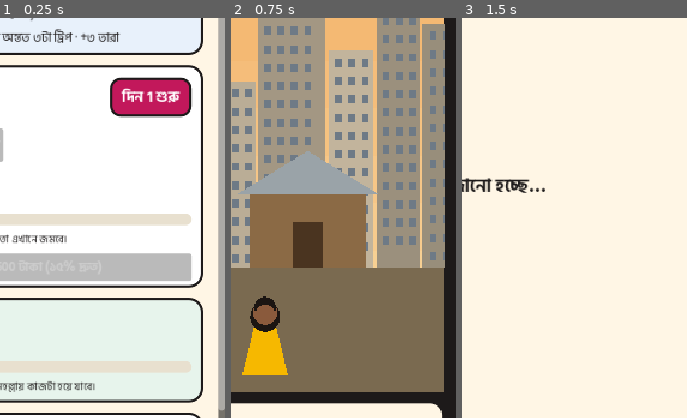
Above: before the commit, frames 1-3 (left to right).
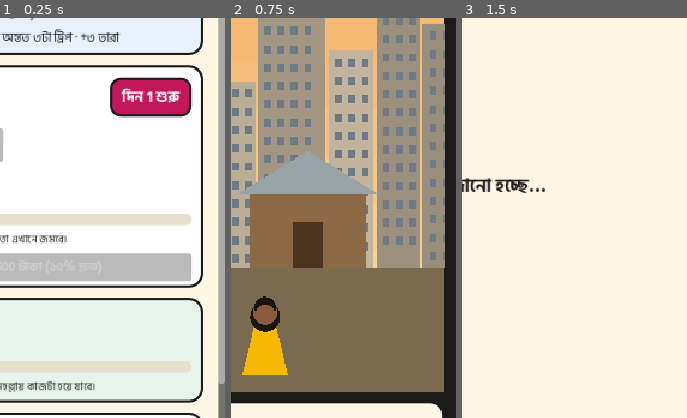
Above: after the commit, the same moments.

Repository: Habibur-Rahman-KUET-09/Dhakay-Akdin
Game: Godot game, scene res://scenes/main.tscn
Same seed, same stepped clock (60 frames per second), same inputs: the game is played once before the commit and once after it. Sound files missing from this copy of the repository are replaced by a short silence.
Inputs:
- Up to frame 1 (0.25 s): no input
- Up to frame 2 (0.75 s): click "দিন 1 শুরু" at 0.5 s
- Up to frame 3 (1.5 s): click "English" at 1.25 s
The pictures show only the part of the screen within x 50-100%, y 31-81%; the shares and areas given below are measured in that part.

The runs differ from the first frame. In frame 1, 0.2% of the frame differs, in the area x 97-100%, y 91-98%; in frame 2, nothing differs; in frame 3, nothing differs.

Commit message:
The year in Dhaka, and a tune
Months shape the weather: rain most days in the monsoon, hot days in
April and May, fog on December and January mornings. Fixed-date
festivals (Ekushe, Pohela Falgun, Independence Day, Pohela Boishakh,
Victory Day) deck the lanes in their colours, greet the player and add
to every tip. The home screen plays an original folk-style tune (with a
switch to turn it off), and fares paid ring with coins.

Co-Authored-By: Claude Opus 5.5 <noreply@anthropic.com>
Claude-Session: https://claude.ai/code/session_01D5VTTbiAkjZrLBvbSQEf7i

Diff:
--- /dev/null
+++ b/game/content/calendar.json
@@ -0,0 +1,164 @@
+{
+ "about": "The year in Dhaka. months: for each month, how much likelier rain is than balance.json's chance (x), how much likelier a hot day, and the chance of a foggy winter morning. festivals: fixed-date days (Eid moves with the moon, so it is not here), with a greeting, an extra tip per ride, and the colours the lanes are decked in.",
+ "months": [
+  {
+   "month": "January",
+   "rain": 0.1,
+   "hot": 0.0,
+   "fog": 0.6
+  },
+  {
+   "month": "February",
+   "rain": 0.15,
+   "hot": 0.2,
+   "fog": 0.2
+  },
+  {
+   "month": "March",
+   "rain": 0.3,
+   "hot": 1.2,
+   "fog": 0.0
+  },
+  {
+   "month": "April",
+   "rain": 0.7,
+   "hot": 2.0,
+   "fog": 0.0
+  },
+  {
+   "month": "May",
+   "rain": 1.0,
+   "hot": 2.0,
+   "fog": 0.0
+  },
+  {
+   "month": "June",
+   "rain": 2.0,
+   "hot": 1.0,
+   "fog": 0.0
+  },
+  {
+   "month": "July",
+   "rain": 2.4,
+   "hot": 0.6,
+   "fog": 0.0
+  },
+  {
+   "month": "August",
+   "rain": 2.4,
+   "hot": 0.6,
+   "fog": 0.0
+  },
+  {
+   "month": "September",
+   "rain": 2.0,
+   "hot": 0.8,
+   "fog": 0.0
+  },
+  {
+   "month": "October",
+   "rain": 1.0,
+   "hot": 0.8,
+   "fog": 0.0
+  },
+  {
+   "month": "November",
+   "rain": 0.3,
+   "hot": 0.3,
+   "fog": 0.1
+  },
+  {
+   "month": "December",
+   "rain": 0.1,
+   "hot": 0.0,
+   "fog": 0.6
+  }
+ ],
+ "festivals": [
+  {
+   "id": "ekushe",
+   "date": "02-21",
+   "name": {
+    "bn": "অমর একুশে",
+    "en": "Ekushe February"
+   },
+   "greeting": {
+    "bn": "আজ শহীদ দিবস। খালি পায়ে শহীদ মিনারে ফুল দিতে যাচ্ছে মানুষ।",
+    "en": "Martyrs' Day: people walk barefoot to the Shaheed Minar with flowers."
+   },
+   "tip": 0,
+   "colours": [
+    "1B1B1B",
+    "F4F1E8"
+   ]
+  },
+  {
+   "id": "falgun",
+   "date": "02-14",
+   "name": {
+    "bn": "পহেলা ফাল্গুন",
+    "en": "Pohela Falgun"
+   },
+   "greeting": {
+    "bn": "বসন্ত এসেছে! হলুদ শাড়ি, ফুলের মালা, খুশি যাত্রী।",
+    "en": "Spring is here: yellow saris, flower garlands, cheerful riders."
+   },
+   "tip": 10,
+   "colours": [
+    "F6C445",
+    "F08A24"
+   ]
+  },
+  {
+   "id": "shadhinota",
+   "date": "03-26",
+   "name": {
+    "bn": "স্বাধীনতা দিবস",
+    "en": "Independence Day"
+   },
+   "greeting": {
+    "bn": "স্বাধীনতা দিবসের শুভেচ্ছা! পতাকায় সেজেছে শহর।",
+    "en": "Happy Independence Day! The town is dressed in flags."
+   },
+   "tip": 10,
+   "colours": [
+    "006A4E",
+    "F42A41"
+   ]
+  },
+  {
+   "id": "boishakh",
+   "date": "04-14",
+   "name": {
+    "bn": "পহেলা বৈশাখ",
+    "en": "Pohela Boishakh"
+   },
+   "greeting": {
+    "bn": "শুভ নববর্ষ! আজ সবাই একটু বেশি বকশিশ দেয়।",
+    "en": "Happy New Year! Everyone tips a little more today."
+   },
+   "tip": 20,
+   "colours": [
+    "F42A41",
+    "F4F1E8"
+   ]
+  },
+  {
+   "id": "bijoy",
+   "date": "12-16",
+   "name": {
+    "bn": "বিজয় দিবস",
+    "en": "Victory Day"
+   },
+   "greeting": {
+    "bn": "বিজয় দিবসের শুভেচ্ছা! লাল-সবুজে ছেয়ে গেছে রাস্তা।",
+    "en": "Happy Victory Day! The streets are red and green."
+   },
+   "tip": 20,
+   "colours": [
+    "006A4E",
+    "F42A41"
+   ]
+  }
+ ]
+}
--- a/game/content/strings.json
+++ b/game/content/strings.json
@@ -1330,5 +1330,37 @@
  "areaLocked": {
   "bn": "পুরান ঢাকা খোলে মহল্লা লেভেল {level}-এ",
   "en": "Old Dhaka opens at mohalla level {level}"
+ },
+ "fogMorning": {
+  "bn": "শীতের সকাল, ঘন কুয়াশা। সাবধানে চালান!",
+  "en": "A winter morning, thick fog. Ride carefully!"
+ },
+ "festivalTip": {
+  "bn": "আজ প্রতি ট্রিপে বকশিশ +{n} টাকা",
+  "en": "{n} taka extra tip every ride today"
+ },
+ "seasonMonsoon": {
+  "bn": "বর্ষাকাল: বৃষ্টি হবে প্রায়ই, রাস্তায় পানি জমে।",
+  "en": "Monsoon: rain most days, water on the roads."
+ },
+ "seasonWinter": {
+  "bn": "শীতকাল: সকালে কুয়াশা পড়ে।",
+  "en": "Winter: foggy mornings."
+ },
+ "seasonHot": {
+  "bn": "গরমকাল: কড়া রোদ, ঠান্ডা পানীয়ের চাহিদা বেশি।",
+  "en": "Hot season: fierce sun, cold drinks sell well."
+ },
+ "music": {
+  "bn": "গান:",
+  "en": "Music:"
+ },
+ "musicOn": {
+  "bn": "চালু",
+  "en": "On"
+ },
+ "musicOff": {
+  "bn": "বন্ধ",
+  "en": "Off"
  }
 }
--- /dev/null
+++ b/game/scripts/rules/calendar.gd
@@ -0,0 +1,57 @@
+## The year in Dhaka, from content/calendar.json: how rainy, hot or foggy
+## each month is (the monsoon from June to September, fog on winter
+## mornings) and the festivals on fixed dates. Dates are "YYYY-MM-DD";
+## no drawing here, so it can be tested.
+extends RefCounted
+
+const PATH := "res://content/calendar.json"
+
+var months: Array = []
+var festivals: Array = []
+
+
+func _init() -> void:
+	var parsed = JSON.parse_string(FileAccess.get_file_as_string(PATH))
+	if typeof(parsed) == TYPE_DICTIONARY:
+		months = parsed.months
+		festivals = parsed.festivals
+
+
+## The month, 1 to 12 (0 if the date cannot be read).
+static func month_of(date: String) -> int:
+	if date.length() < 7:
+		return 0
+	var m := int(date.substr(5, 2))
+	return m if m >= 1 and m <= 12 else 0
+
+
+## The month's weather: {rain, hot, fog}; all plain for an unknown date.
+func weather(date: String) -> Dictionary:
+	var m := month_of(date)
+	if m == 0 or months.size() < 12:
+		return {"rain": 1.0, "hot": 1.0, "fog": 0.0}
+	return months[m - 1]
+
+
+## The chance of a shower today, from the usual chance and the month.
+func rain_chance(usual: float, date: String) -> float:
+	return clampf(usual * float(weather(date).rain), 0.0, 0.9)
+
+
+func hot_chance(usual: float, date: String) -> float:
+	return clampf(usual * float(weather(date).hot), 0.0, 0.9)
+
+
+func fog_chance(date: String) -> float:
+	return float(weather(date).fog)
+
+
+## Today's festival, or {} on an ordinary day.
+func festival(date: String) -> Dictionary:
+	if date.length() < 10:
+		return {}
+	var md := date.substr(5, 5)
+	for f in festivals:
+		if f.date == md:
+			return f
+	return {}
--- a/game/scripts/rules/day.gd
+++ b/game/scripts/rules/day.gd
@@ -10,6 +10,7 @@
 const Fares = preload("res://scripts/rules/fares.gd")
 const Balance = preload("res://scripts/rules/balance.gd")
 const Signals = preload("res://scripts/rules/signals.gd")
+const Calendar = preload("res://scripts/rules/calendar.gd")
 
 ## Events added to the driver's (which run 0-4).
 const OFFER := 10
@@ -77,6 +78,11 @@
 var rain_at := -1.0
 var rain_seconds := 60.0
 var weather := RandomNumberGenerator.new()
+## The month's weather and the date's festival (when the scene gives the
+## date): rain likelier in the monsoon, fog on winter mornings, and on a
+## festival day an extra tip every ride.
+var foggy := false
+var festival := {}
 ## Trips rated 4 stars or more (for the day's challenge).
 var good_trips := 0
 ## The named neighbours who may need a ride today (set by the scene), how
@@ -86,7 +92,7 @@
 var npc_log: Array = []
 
 
-func _init(road_map: RoadMap, b: Balance, seed_value := -1) -> void:
+func _init(road_map: RoadMap, b: Balance, seed_value := -1, date := "") -> void:
 	balance = b
 	fares = Fares.new(b)
 	super(road_map, b.n("rickshaw.speed_tiles_per_s"), b.n("rickshaw.waterlog_speed"), 8, seed_value)
@@ -107,8 +113,22 @@
 		weather.seed = seed_value + 7
 	else:
 		weather.randomize()
-	if weather.randf() < b.n("rickshaw.rain_chance_per_day"):
+	var chance := b.n("rickshaw.rain_chance_per_day")
+	var calendar := Calendar.new()
+	if date != "":
+		chance = calendar.rain_chance(chance, date)
+		festival = calendar.festival(date)
+	if weather.randf() < chance:
 		rain_at = weather.randf_range(0.15, 0.75) * day_seconds
+	if date != "":
+		foggy = weather.randf() < calendar.fog_chance(date)
+
+
+## How thick the morning fog is, 1 at dawn thinning to 0 by mid-morning.
+func fog() -> float:
+	if not foggy:
+		return 0.0
+	return clampf(1.0 - clock / (0.3 * day_seconds), 0.0, 1.0)
 
 
 ## The hour of the day, 7.0 to 21.0.
@@ -325,6 +345,8 @@
 	var thanks := npc != "" and int(relations.get(npc, 0)) >= 3
 	if thanks:
 		tip += 20
+	# A festival puts everyone in a giving mood.
+	tip += int(festival.get("tip", 0))
 	if npc != "":
 		if given >= 4.5:
 			npc_log.append({"id": npc, "delta": 1, "what": "good_ride"})
--- a/game/scripts/rules/tea_day.gd
+++ b/game/scripts/rules/tea_day.gd
@@ -12,6 +12,7 @@
 extends RefCounted
 
 const Balance = preload("res://scripts/rules/balance.gd")
+const Calendar = preload("res://scripts/rules/calendar.gd")
 
 enum Event {
 	ARRIVED, ## someone sat down
@@ -75,6 +76,9 @@
 var rain_seconds := 60.0
 var hot := false
 var weather := RandomNumberGenerator.new()
+## Today's festival (when the scene gives the date): happy customers tip
+## half the festival's extra.
+var festival := {}
 var _weights := {}
 ## Things sold by kind (for the day's challenge).
 var sold_items := {}
@@ -87,7 +91,7 @@
 var _next_id := 0
 
 
-func _init(balance: Balance, seed_value := -1, owned: Array = []) -> void:
+func _init(balance: Balance, seed_value := -1, owned: Array = [], date := "") -> void:
 	b = balance
 	upgrades = owned
 	if seed_value >= 0:
@@ -106,10 +110,18 @@
 	if has_second:
 		kettle2 = kettle_size
 	_weights = ORDER_WEIGHTS.duplicate()
-	if weather.randf() < b.n("tea_stall.rain_chance_per_day"):
+	# The month makes rain or heat likelier (the monsoon, April's heat).
+	var rain_chance := b.n("tea_stall.rain_chance_per_day")
+	var hot_chance := b.n("tea_stall.hot_chance_per_day")
+	if date != "":
+		var calendar := Calendar.new()
+		rain_chance = calendar.rain_chance(rain_chance, date)
+		hot_chance = calendar.hot_chance(hot_chance, date)
+		festival = calendar.festival(date)
+	if weather.randf() < rain_chance:
 		rain_at = weather.randf_range(0.15, 0.75) * day_seconds
 		rain_seconds = b.n("tea_stall.rain_seconds")
-	elif weather.randf() < b.n("tea_stall.hot_chance_per_day"):
+	elif weather.randf() < hot_chance:
 		hot = true
 	if upgrades.has("fridge"):
 		menu["cold_drink"] = {"price": int(b.n("tea_stall.upgrades.fridge.price")), "steps": ["fridge"]}
@@ -366,7 +378,7 @@
 		var tip := 0
 		if glad:
 			happy += 1
-			tip = maxi(1, roundi(who.bill * b.n("tea_stall.happy_tip_share")))
+			tip = maxi(1, roundi(who.bill * b.n("tea_stall.happy_tip_share"))) + roundi(float(festival.get("tip", 0)) * 0.5)
 			money += tip
 			tips += tip
 		# A neighbour who thinks well of the stall leaves a bit more.
--- a/game/scripts/ui/home.gd
+++ b/game/scripts/ui/home.gd
@@ -16,6 +16,8 @@
 const Neighbours = preload("res://scripts/rules/neighbours.gd")
 const StoryPlayer = preload("res://scripts/ui/story_player.gd")
 const Cloud = preload("res://scripts/ui/cloud.gd")
+const Calendar = preload("res://scripts/rules/calendar.gd")
+const Music = preload("res://scripts/ui/music.gd")
 
 var s := Strings.new()
 var b := Balance.new()
@@ -27,6 +29,7 @@
 ## Where to go once an opening chapter has been read.
 var _then_scene := ""
 var cloud: Cloud
+var music: Music
 
 
 func _ready() -> void:
@@ -39,6 +42,9 @@
 	progress = Progress.new(b)
 	cloud = Cloud.new()
 	add_child(cloud)
+	music = Music.new()
+	music.volume_db = -6.0
+	add_child(music)
 	set_anchors_preset(Control.PRESET_FULL_RECT)
 	_build()
 	_backup()
@@ -54,7 +60,7 @@
 
 func _build() -> void:
 	for c in get_children():
-		if c != cloud:
+		if c != cloud and c != music:
 			c.queue_free()
 	var bg := ColorRect.new()
 	bg.color = Look.CREAM
@@ -112,6 +118,7 @@
 	col.add_child(_book_row())
 	col.add_child(_cloud_card())
 	col.add_child(_graphics_row())
+	col.add_child(_music_row())
 	var version := Look.label("%s · %s" % [s.t("testBuild"), ProjectSettings.get_setting("application/config/version", "dev")], 13)
 	version.horizontal_alignment = HORIZONTAL_ALIGNMENT_CENTER
 	col.add_child(version)
@@ -187,6 +194,26 @@
 		var done: bool = progress.daily().challenge
 		var text := s.t("challengeLine", {"name": s.t(_name_key(c.who)), "what": s.t("ch_" + c.id, {"goal": int(c.goal)})})
 		box.add_child(Look.label(text + (" · " + s.t("challengeMet") if done else ""), 15, done, Look.PARROT.darkened(0.2) if done else Look.OUTLINE))
+	# The festival today, or else what the season brings.
+	var calendar := Calendar.new()
+	var date := progress.date()
+	var fest := calendar.festival(date)
+	if not fest.is_empty():
+		var line := str(fest.name.get(s.lang, fest.name.en))
+		if int(fest.tip) > 0:
+			line += " · " + s.t("festivalTip", {"n": int(fest.tip)})
+		box.add_child(Look.label(line, 15, true, Look.MAGENTA))
+	else:
+		var season := ""
+		var m := Calendar.month_of(date)
+		if m >= 6 and m <= 9:
+			season = "seasonMonsoon"
+		elif m == 12 or m == 1:
+			season = "seasonWinter"
+		elif m == 4 or m == 5:
+			season = "seasonHot"
+		if season != "":
+			box.add_child(Look.label(s.t(season), 14))
 	return panel
 
 
@@ -785,6 +812,29 @@
 	return box
 
 
+## The tune on or off.
+func _music_row() -> Control:
+	var row := HBoxContainer.new()
+	row.alignment = BoxContainer.ALIGNMENT_CENTER
+	row.add_theme_constant_override("separation", 8)
+	var title := Look.label(s.t("music"), 15, true)
+	title.autowrap_mode = TextServer.AUTOWRAP_OFF
+	title.size_flags_vertical = Control.SIZE_SHRINK_CENTER
+	row.add_child(title)
+	for value in [true, false]:
+		var picked: bool = Music.wanted() == value
+		var pick := Look.button(s.t("musicOn" if value else "musicOff"), Look.MAGENTA if picked else Color("B9B2A6"), 15)
+		pick.name = "Music_" + ("on" if value else "off")
+		pick.pressed.connect(_set_music.bind(value))
+		row.add_child(pick)
+	return row
+
+
+func _set_music(value: bool) -> void:
+	music.switch(value)
+	_build()
+
+
 func _set_graphics(level: String) -> void:
 	Graphics.save_level(level)
 	_build()
--- /dev/null
+++ b/game/scripts/ui/music.gd
@@ -0,0 +1,41 @@
+## The game's tune (sounds/tune.wav, an original folk-style loop made by
+## tool/make_sounds.py), played over and over while it is wanted. Whether
+## the player wants it is kept in the settings file.
+extends AudioStreamPlayer
+
+const SETTINGS := "user://settings.cfg"
+
+
+static func wanted() -> bool:
+	var c := ConfigFile.new()
+	if c.load(SETTINGS) == OK:
+		return bool(c.get_value("sound", "music", true))
+	return true
+
+
+static func save_wanted(value: bool) -> void:
+	var c := ConfigFile.new()
+	c.load(SETTINGS)
+	c.set_value("sound", "music", value)
+	c.save(SETTINGS)
+
+
+func _ready() -> void:
+	stream = load("res://sounds/tune.wav")
+	finished.connect(_again)
+	if wanted():
+		play()
+
+
+func _again() -> void:
+	if wanted():
+		play()
+
+
+## Turns the tune on or off, and remembers it.
+func switch(value: bool) -> void:
+	save_wanted(value)
+	if value and not playing:
+		play()
+	elif not value:
+		stop()
--- a/game/scripts/world/bus_scene.gd
+++ b/game/scripts/world/bus_scene.gd
@@ -72,6 +72,7 @@
 var _giving := {}
 var _thump: AudioStreamPlayer
 var _ding: AudioStreamPlayer
+var _coin: AudioStreamPlayer
 var _frames_logged := 0
 ## Where each rider is drawn: their seat number, so a move is noticed.
 var _spot_of := {}
@@ -320,6 +321,10 @@
 	_ding.stream = load("res://sounds/bell.wav")
 	_ding.volume_db = -10.0
 	add_child(_ding)
+	_coin = AudioStreamPlayer.new()
+	_coin.stream = load("res://sounds/coin.wav")
+	_coin.volume_db = -6.0
+	add_child(_coin)
 
 
 func _stop_name(i: int) -> String:
@@ -731,7 +736,7 @@
 		_say(strings.t("overpaid", {"n": bus.overpaid}), Look.VERMILION, 2.5)
 		_close_fare()
 	elif got.has(BusDay.Event.SETTLED):
-		_ding.play()
+		_coin.play()
 		_say(strings.t("settled"), Look.PARROT, 1.5)
 		_close_fare()
 	_refresh()
--- a/game/scripts/world/city.gd
+++ b/game/scripts/world/city.gd
@@ -52,7 +52,9 @@
 
 
 ## skip: a tea stall tile left empty (the tea stall scene builds its own).
-static func build(map: RoadMap, lang: String, skip := Vector2i(-1, -1)) -> Node3D:
+## `festival` (from content/calendar.json, or {}) decks the lanes in its
+## colours and puts its name on the banners.
+static func build(map: RoadMap, lang: String, skip := Vector2i(-1, -1), festival := {}) -> Node3D:
 	var town := Node3D.new()
 	town.name = "Town"
 	print("[town] ground and roads")
@@ -64,7 +66,9 @@
 	town.add_child(_poles_and_wires(map))
 	print("[town] features and banners")
 	_features(map, town, skip)
-	_banners(map, town)
+	_banners(map, town, festival)
+	if not festival.is_empty():
+		_bunting(map, town, festival)
 	print("[town] place names")
 	for pl in map.places:
 		var s := _sign(RoadMap.place_name(pl, lang), centre(pl.at, 10.0), 64)
@@ -618,8 +622,11 @@
 
 ## Cloth banners hung across some straight stretches of road, lettered on
 ## both sides: admissions, discounts, flats for sale.
-static func _banners(map: RoadMap, town: Node3D) -> void:
+static func _banners(map: RoadMap, town: Node3D, festival := {}) -> void:
 	var list: Array = JSON.parse_string(FileAccess.get_file_as_string("res://content/shops.json")).banners
+	if not festival.is_empty():
+		# Most banners greet the day.
+		list = [festival.name, festival.name, festival.name] + list
 	var cloth_at: Array[Transform3D] = []
 	var cloth_colour: Array[Color] = []
 	for p in map.roads():
@@ -646,6 +653,34 @@
 	town.add_child(_multi(BoxMesh.new(), cloth_at, cloth_colour))
 
 
+## Strings of little paper flags across the lanes in the festival's
+## colours, sagging between the buildings.
+static func _bunting(map: RoadMap, town: Node3D, festival: Dictionary) -> void:
+	var colours: Array[Color] = []
+	for hex in festival.colours:
+		colours.append(Color(hex))
+	var flag_at: Array[Transform3D] = []
+	var flag_colour: Array[Color] = []
+	var flags := 9
+	for p in map.roads():
+		if noise(p, 120) > 0.2:
+			continue
+		var ew := map.is_road(RoadMap.step(p, RoadMap.E)) and map.is_road(RoadMap.step(p, RoadMap.W))
+		var ns := map.is_road(RoadMap.step(p, RoadMap.N)) and map.is_road(RoadMap.step(p, RoadMap.S))
+		if ew == ns:
+			continue
+		var face := Vector3(1, 0, 0) if ew else Vector3(0, 0, 1)
+		var across := Vector3(0, 0, 1) if ew else Vector3(1, 0, 0)
+		var mid := centre(p, 6.0)
+		for i in flags:
+			var k := float(i) / float(flags - 1)
+			var at := mid + across * (k - 0.5) * (T - 0.4) - Vector3(0, 0.7 * sin(PI * k), 0)
+			flag_at.append(Transform3D(Basis(across * 0.38, Vector3.UP * 0.5, face * 0.02), at))
+			flag_colour.append(colours[i % colours.size()])
+	if not flag_at.is_empty():
+		town.add_child(_multi(BoxMesh.new(), flag_at, flag_colour))
+
+
 ## A spot at the edge of a road tile, beside a building, for things that
 ## stand by the road.
 static func _side(map: RoadMap, p: Vector2i) -> Vector3:
--- a/game/scripts/world/rickshaw_scene.gd
+++ b/game/scripts/world/rickshaw_scene.gd
@@ -15,6 +15,7 @@
 const Models = preload("res://scripts/world/models.gd")
 const Hud = preload("res://scripts/ui/hud.gd")
 const Traffic = preload("res://scripts/world/traffic.gd")
+const Music = preload("res://scripts/ui/music.gd")
 const Clutter = preload("res://scripts/world/clutter.gd")
 const CrashWatch = preload("res://scripts/ui/crash_watch.gd")
 const SignalLights = preload("res://scripts/world/signal_lights.gd")
@@ -77,6 +78,8 @@
 var _police: Node3D
 var _police_left := 0.0
 var _whistle: AudioStreamPlayer
+## Coins for a fare paid.
+var _coin: AudioStreamPlayer
 ## Rain: how hard (0–1, eased), the drops, the sound, the water that
 ## spreads on the roads.
 var _rain_k := 0.0
@@ -92,7 +95,8 @@
 	# where he rides (Mirpur, or Old Dhaka once the mohalla is level 5).
 	progress = Progress.new(b)
 	var map: RoadMap = RoadMap.load_area(progress.rickshaw_area())
-	shift = Day.new(map, b)
+	# The date brings the month's weather and any festival.
+	shift = Day.new(map, b, -1, progress.date())
 	_target_money = int(b.n("rickshaw.daily_target"))
 	shift.base_speed *= progress.speed_factor()
 	shift.energy_factor = progress.energy_factor()
@@ -108,7 +112,7 @@
 	await _step("environment")
 	_environment()
 	await _step("town")
-	var town := City.build(map, strings.lang)
+	var town := City.build(map, strings.lang, Vector2i(-1, -1), shift.festival)
 	add_child(town)
 	await _step("clutter")
 	for hex in Traffic.PALETTE:
@@ -205,6 +209,15 @@
 	await _step("done")
 	loading.queue_free()
 	set_process(true)
+	if not shift.festival.is_empty():
+		_say(str(shift.festival.greeting.get(strings.lang, shift.festival.greeting.en)), Look.MAGENTA, 6.0)
+		# A festival: the tune plays softly under the street.
+		if Music.wanted():
+			var tune := Music.new()
+			tune.volume_db = -16.0
+			add_child(tune)
+	elif shift.foggy:
+		_say(strings.t("fogMorning"), Look.SKY, 4.0)
 
 
 ## The bell, horn players for passing traffic, the road's hum: WAV files
@@ -242,6 +255,10 @@
 	_rain_sound.volume_db = -60.0
 	add_child(_rain_sound)
 	_rain_sound.finished.connect(_rain_again)
+	_coin = AudioStreamPlayer.new()
+	_coin.stream = load("res://sounds/coin.wav")
+	_coin.volume_db = -4.0
+	add_child(_coin)
 
 
 func _rain_again() -> void:
@@ -542,6 +559,7 @@
 	if events.has(Day.OFFER_GONE):
 		hud.hide_offer()
 	if events.has(Day.DELIVERED):
+		_coin.play()
 		var t: Dictionary = shift.last_trip
 		var tip_text := strings.t("tipText", {"tip": t.tip}) if t.tip > 0 else ""
 		var said := strings.t("delivered", {"fare": t.fare, "tip": tip_text, "stars": _stars(t.stars)})
@@ -769,6 +787,13 @@
 		_sky.sky_horizon_color = _sky.sky_horizon_color.lerp(Color("9DA4AA"), r * 0.8)
 		_env.fog_light_color = _env.fog_light_color.lerp(Color("8F979E"), r * 0.8)
 	_env.fog_density = lerpf(0.011, 0.028, _rain_k)
+	# A winter morning's fog: white, thick at dawn, gone by mid-morning.
+	var fog := shift.fog()
+	if fog > 0.0:
+		_env.fog_density = maxf(_env.fog_density, lerpf(0.011, 0.05, fog))
+		_env.fog_light_color = _env.fog_light_color.lerp(Color("E8E8E4"), fog)
+		_sky.sky_horizon_color = _sky.sky_horizon_color.lerp(Color("EDEDEA"), fog)
+		_sun.light_energy *= lerpf(1.0, 0.6, fog)
 
 
 func _end_day() -> void:
--- a/game/scripts/world/tea_scene.gd
+++ b/game/scripts/world/tea_scene.gd
@@ -76,7 +76,7 @@
 	strings.lang = Strings.saved_lang()
 	b = Balance.new()
 	progress = Progress.new(b)
-	day = TeaDay.new(b, -1, progress.data.tea.upgrades)
+	day = TeaDay.new(b, -1, progress.data.tea.upgrades, progress.date())
 	var ids := neighbours.ids()
 	ids.shuffle()
 	day.npc_pool = ids.slice(0, 6)
@@ -89,7 +89,7 @@
 	await _step("environment")
 	_environment()
 	await _step("town")
-	var town := City.build(map, strings.lang, tile)
+	var town := City.build(map, strings.lang, tile, day.festival)
 	add_child(town)
 	await _step("clutter")
 	for hex in Traffic.PALETTE:
@@ -124,7 +124,9 @@
 	await _step("done")
 	loading.queue_free()
 	set_process(true)
-	if day.hot:
+	if not day.festival.is_empty():
+		_say(str(day.festival.greeting.get(strings.lang, day.festival.greeting.en)), Look.MAGENTA, 6.0)
+	elif day.hot:
 		_say(strings.t("teaHotFridge" if day.has("fridge") else "teaHot"), Look.VERMILION, 4.0)
 
 
@@ -318,7 +320,8 @@
 	_drops = Weather.rain_drops()
 	add_child(_drops)
 	_ding = AudioStreamPlayer.new()
-	_ding.stream = load("res://sounds/bell.wav")
+	# A served customer pays: coins in the tin.
+	_ding.stream = load("res://sounds/coin.wav")
 	_ding.volume_db = -8.0
 	add_child(_ding)
 
--- a/game/tests/test_rules.gd
+++ b/game/tests/test_rules.gd
@@ -505,3 +505,52 @@
 		if Day.new(_mirpur(), Balance.new(), s).rain_at >= 0.0:
 			wet_days += 1
 	check(wet_days > 5 and wet_days < 40, "rain on some days (%d of 50)" % wet_days)
+
+
+func test_the_year_in_dhaka() -> void:
+	var cal = load("res://scripts/rules/calendar.gd").new()
+	eq(cal.month_of("2026-07-10"), 7, "July")
+	eq(cal.month_of("nonsense"), 0, "an unreadable date")
+	check(cal.rain_chance(0.4, "2026-07-10") > 0.4, "the monsoon rains more")
+	check(cal.rain_chance(0.4, "2026-12-10") < 0.4, "December hardly rains")
+	eq(cal.rain_chance(0.4, ""), 0.4, "no date, the usual chance")
+	eq(cal.festival("2027-04-14").get("id", ""), "boishakh", "Pohela Boishakh")
+	eq(cal.festival("2026-12-16").get("id", ""), "bijoy", "Victory Day")
+	check(cal.festival("2026-11-21").is_empty(), "an ordinary day")
+
+
+func test_monsoon_days_rain_more_and_winter_mornings_are_foggy() -> void:
+	var wet := 0
+	var dry := 0
+	var fog := 0
+	for i in 40:
+		if Day.new(_mirpur(), Balance.new(), 500 + i, "2026-07-20").rain_at >= 0.0:
+			wet += 1
+		if Day.new(_mirpur(), Balance.new(), 500 + i, "2026-12-20").rain_at >= 0.0:
+			dry += 1
+		var winter := Day.new(_mirpur(), Balance.new(), 500 + i, "2026-01-05")
+		if winter.foggy:
+			fog += 1
+			eq(winter.fog(), 1.0, "thickest at dawn")
+			winter.clock = winter.day_seconds * 0.5
+			eq(winter.fog(), 0.0, "gone by midday")
+	check(wet > dry + 15, "July rains more than December (%d to %d)" % [wet, dry])
+	check(fog > 10, "some foggy January mornings (%d)" % fog)
+	check(not Day.new(_mirpur(), Balance.new(), 3, "2026-07-20").foggy, "no fog in July")
+
+
+func test_a_festival_adds_to_every_tip() -> void:
+	var plain := Day.new(_mirpur(), Balance.new(), 5)
+	var fest := Day.new(_mirpur(), Balance.new(), 5, "2026-04-14")
+	eq(fest.festival.get("id", ""), "boishakh", "Pohela Boishakh")
+	for d in [plain, fest]:
+		var w: Dictionary = d.waiting[0]
+		d.driver.cell = w.at
+		d.driver.progress = 0.0
+		d.update(0.01)
+		d.accept()
+		# Straight to the drop-off: the same ride on both days.
+		d._deliver([])
+	check(not plain.last_trip.is_empty() and not fest.last_trip.is_empty(), "both trips done")
+	if not plain.last_trip.is_empty() and not fest.last_trip.is_empty():
+		eq(int(fest.last_trip.tip) - int(plain.last_trip.tip), 20, "20 taka more")
Not shown, added: game/sounds/coin.wav
Not shown, added: game/sounds/tune.wav
